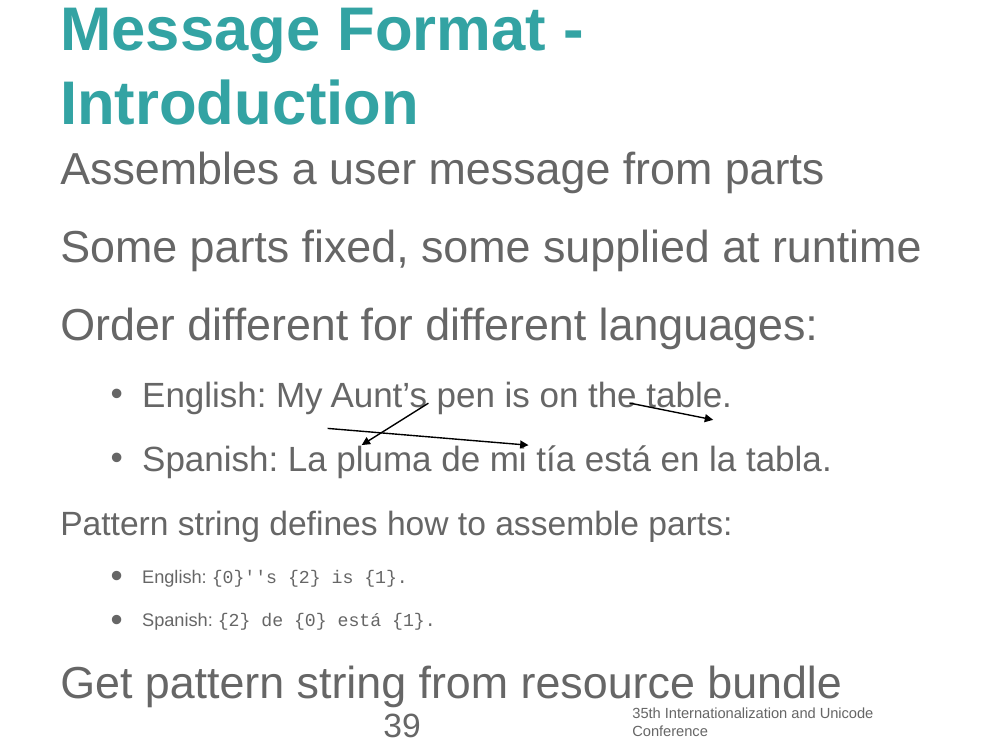
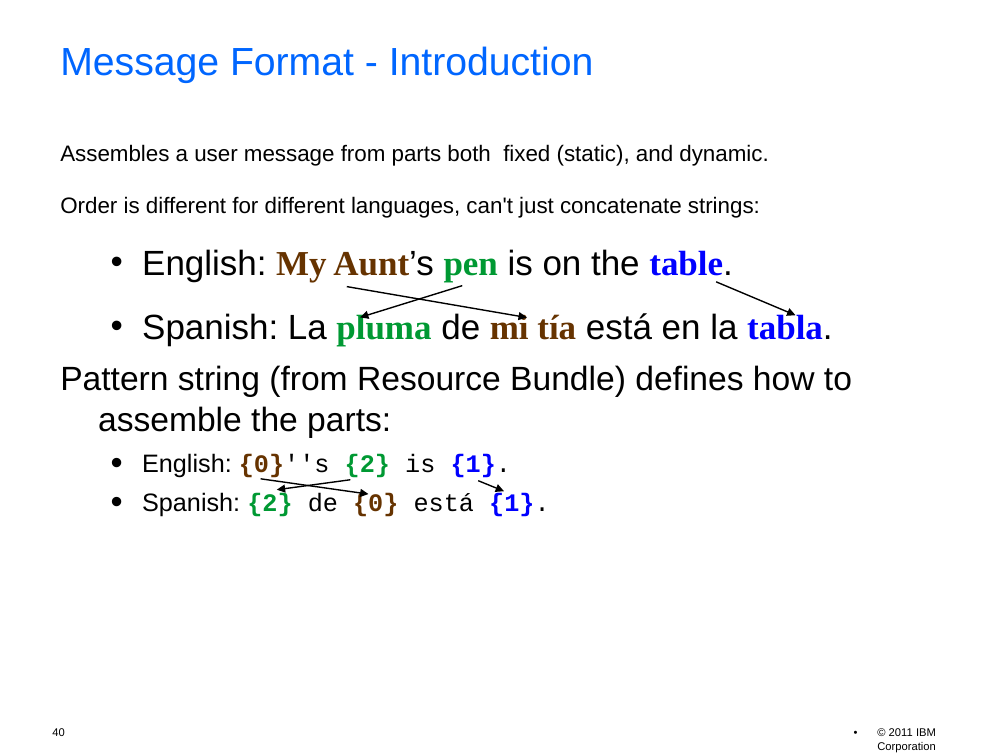
Before and after one commit to unicode-org/icu-docs, a slide deck: slide 40 of docs/pres/icu_workshop.odp (slide 39 before the commit). Drawn at 1008x756 pixels with LibreOffice and Linux fonts; fonts in the diff are those of the drawing; background and template pictures are left out. Boxes give left, top, right and bottom in pixels: in the first picture for what was removed or moved away, otherwise in the second. Text is boxed around its words. In the diff, an @@ line names an element or a change of style, - is before the commit and + after.

```diff
--- a/docs/pres/icu_workshop.odp
+++ b/docs/pres/icu_workshop.odp
@@ title "Message Format - Introduction": place and size @@
-title "Message Format - Introduction" at (60, 7, 546, 125)
+title "Message Format - Introduction" at (60, 46, 594, 83)
@@ title "Message Format - Introduction" at (60, 46, 594, 83): size 44 to 28 pt, text colour #33A3A3 to #0066FF, bold off; line spacing 1 to 0.9 @@
@@ text at (60, 144, 768, 218): text changed; size 32 to 16 pt; text colour #666666 to #000000 @@
-Assembles a user message from parts
-Some parts fixed, some supplied at runtime
-Order different for different languages:
+Assembles a user message from parts both fixed (static), and dynamic.
+Order is different for different languages, can't just concatenate strings:
@@ text at (142, 249, 832, 517): font Arial to Times New Roman in "My Aunt’s pen table.", "pluma mi tía tabla."; text colour #666666 to #000000 in "English: Aunt’s is on the table.", "Spanish: La de está en la tabla.", "English: {0}''s is {1}.", "Spanish: de está {1}."; text colour #666666 to #663300 in "My Aunt’s", "mi tía", "{0}''s", "{0}"; text colour #666666 to #009933 in "pen", "pluma", "{2}", "{2}"; text colour #666666 to #0000FF in "table.", "tabla.", "{1}.", "{1}."; bold on in "My Aunt’s pen table.", "pluma mi tía tabla.", "{0}''s {2} {1}.", "{2} {0} {1}."; size 13 to 18 pt in "English: {0}''s {2} is {1}.", "Spanish: {2} de {0} está {1}."; less space between paragraphs @@
@@ arrow moved from (328, 428) - (528, 446) to (347, 286) - (527, 318) @@
@@ arrow added from (463, 285) to (360, 318), #000000 0.99 pt @@
@@ arrow moved from (629, 403) - (713, 419) to (717, 282) - (795, 316) @@
@@ text at (60, 365, 852, 438): text changed; text colour #666666 to #000000 @@
-Pattern string defines how to assemble parts:
+Pattern string (from Resource Bundle) defines how to assemble the parts:
@@ arrow added from (261, 479) to (369, 494), #000000 0.99 pt @@
@@ arrow moved from (428, 403) - (362, 445) to (351, 480) - (277, 490) @@
@@ arrow added from (478, 481) to (504, 491), #000000 0.99 pt @@
@@ text at (60, 665, 842, 707): paragraph removed @@
-Get pattern string from resource bundle
@@ page number removed at (383, 713, 420, 738) @@
-39
@@ text removed at (632, 707, 874, 736) @@
-35th Internationalization and Unicode Conference
@@ page number added at (52, 728, 64, 736), 8 pt, text #000000 @@
+40
@@ text added at (877, 728, 936, 752), 8 pt, text #000000 @@
+• © 2011 IBM Corporation
```
Also in this commit, not shown: 58 other slides changed, 3 slides added, 1 slide removed, 3 other files.
